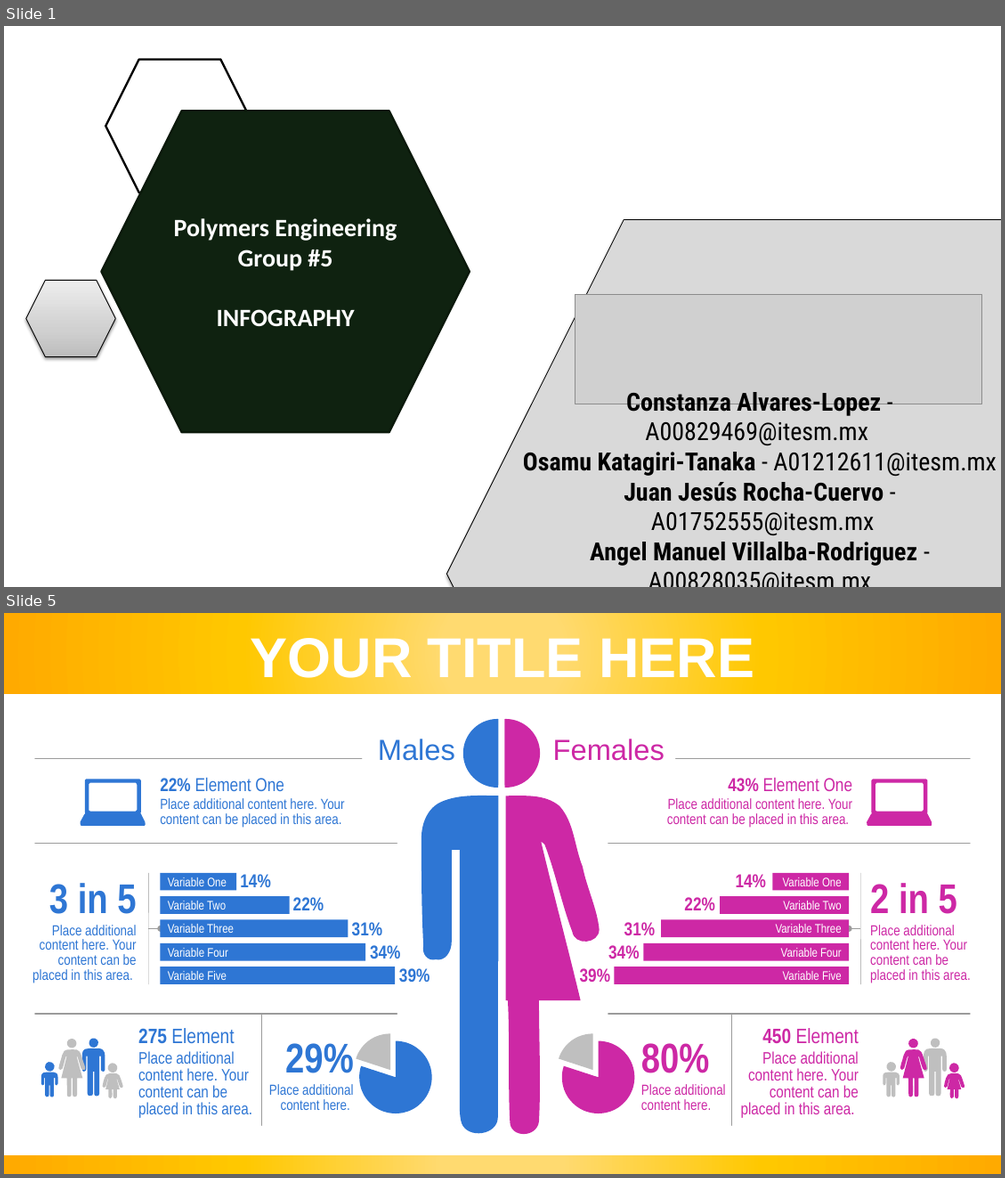
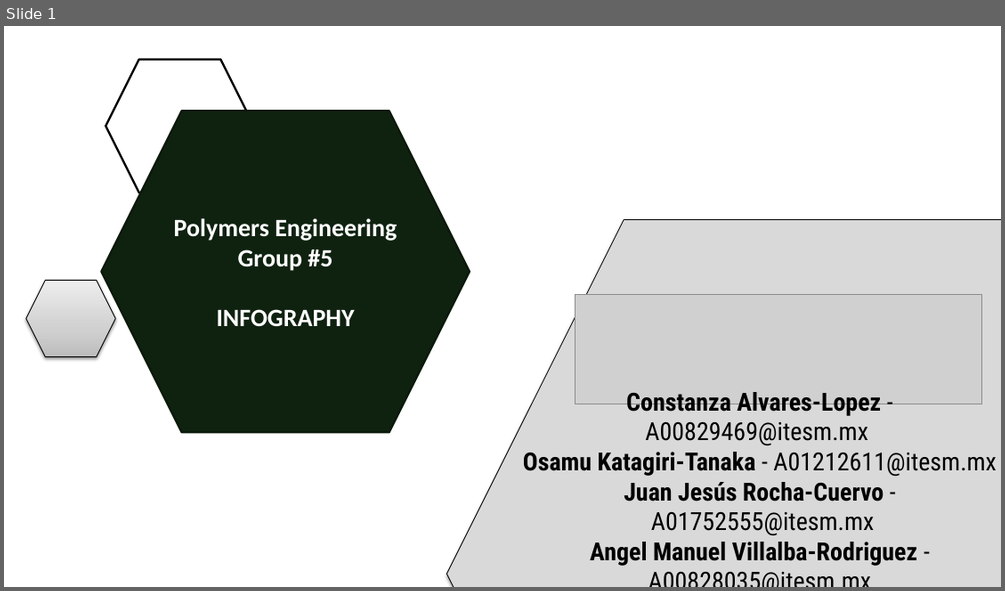
Before and after one commit to KiraSensei13/MNT_ITESM_courses, a slide deck: 3a.1.PlasticsAndCompositesEngineering/8_FinalTerm/0_infography/Team5_infography.pptx. Shown one above the other, each under a label of ours: slides 1 and 5 before the commit, slide 1 after it; the slides between them are not shown. The pictures are 1005x1178 and 1005x591 pixels, drawn with LibreOffice and Linux fonts; fonts in the diff are those of the drawing; grey boxes stand for pictures; background and template pictures are left out. Boxes give left, top, right and bottom in pixels: in the first picture for what was removed or moved away, otherwise in the second. Text is boxed around its words. In the diff, an @@ line names an element or a change of style, - is before the commit and + after.

```diff
--- a/3a.1.PlasticsAndCompositesEngineering/8_FinalTerm/0_infography/Team5_infography.pptx
+++ b/3a.1.PlasticsAndCompositesEngineering/8_FinalTerm/0_infography/Team5_infography.pptx
@@ slide 5 removed at (4,613,1001,1174), background #FFFFFF @@
@@ rectangle removed at (4,613,1001,695) @@
@@ text removed at (251,633,754,688) @@
-YOUR TITLE HERE
@@ group removed at (32,719,504,1140): 13 freeform shapes, 10 texts, 6 rectangles @@
-Males
-22% Element One
-Place additional content here. Your content can be placed in this area.
-3 in 5
-Place additional content here. Your content can be placed in this area.
-Variable One
-14%
-Variable Two
-22%
-Variable Three
-31%
-Variable Four
-34%
-Variable Five
-39%
-275 Element
-Place additional content here. Your content can be placed in this area.
-29%
-Place additional content here.
@@ group removed at (34,758,970,1126): 10 lines, 2 arrows @@
@@ group removed at (504,719,971,1139): 13 freeform shapes, 10 texts, 5 rectangles @@
-Females
-43% Element One
-Place additional content here. Your content can be placed in this area.
-14%
-Variable One
-22%
-Variable Two
-31%
-Variable Three
-34%
-Variable Four
-39%
-Variable Five
-2 in 5
-Place additional content here. Your content can be placed in this area.
-80%
-Place additional content here.
-450 Element
-Place additional content here. Your content can be placed in this area.
@@ rectangle removed at (4,1155,1001,1174) @@
```
Also in this commit, not shown: 2 slides changed, 2 slides added, 6 other slides removed, 19 other files.
